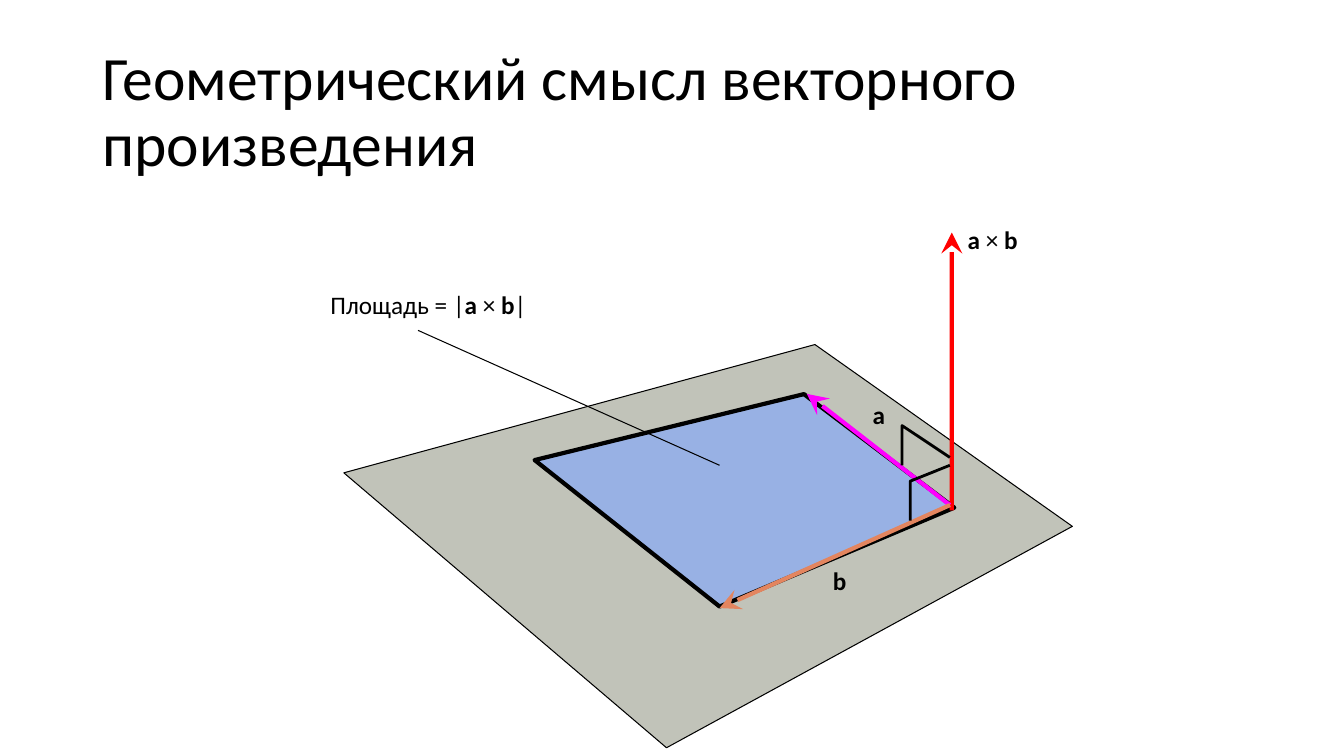
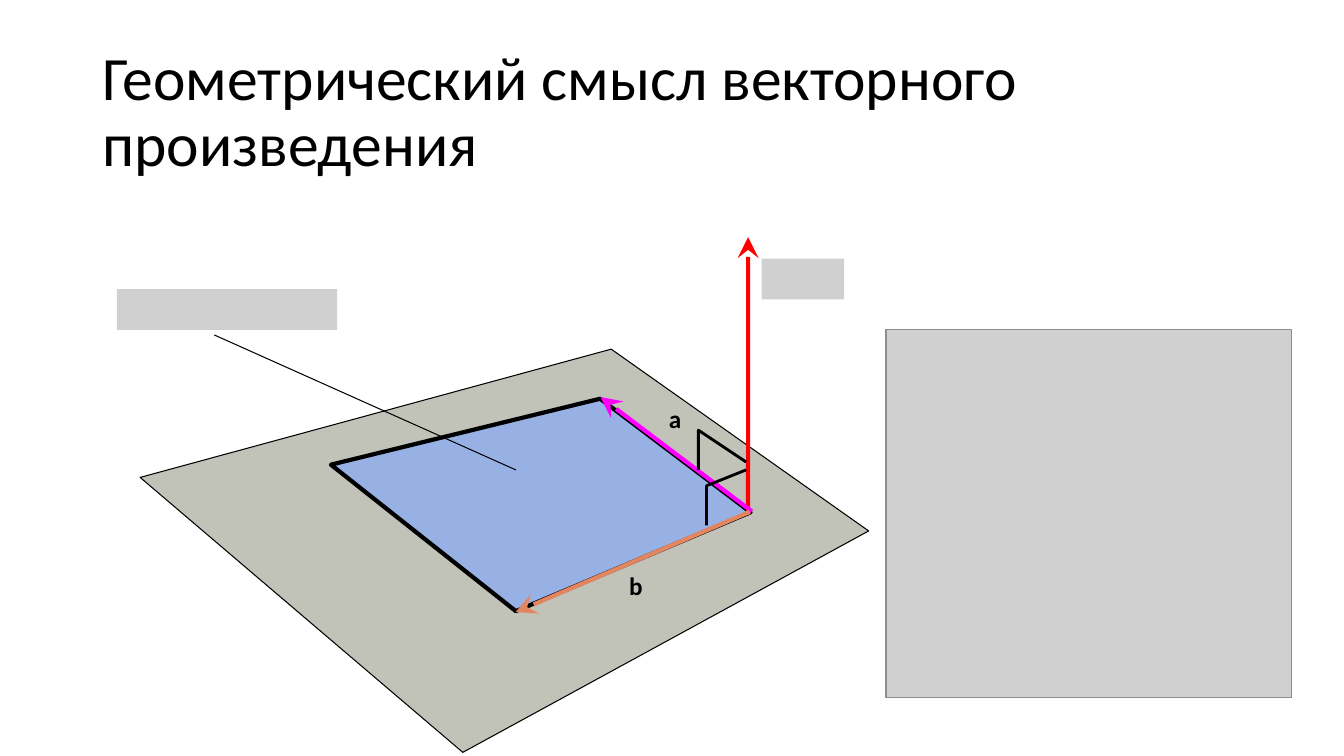
Before and after one commit to alexey-malov/cg-course, a slide deck: slide 46 of lectures/04 - Векторный анализ, трансформации и матрицы.pptx (slide 49 before the commit). Drawn at 1344x756 pixels with LibreOffice and Linux fonts; fonts in the diff are those of the drawing; grey boxes stand for pictures. Boxes give left, top, right and bottom in pixels: in the first picture for what was removed or moved away, otherwise in the second. Text is boxed around its words. In the diff, an @@ line names an element or a change of style, - is before the commit and + after.

```diff
--- a/lectures/04 - Векторный анализ, трансформации и матрицы.pptx
+++ b/lectures/04 - Векторный анализ, трансформации и матрицы.pptx
@@ 4 freeform shapes, 2 texts, 1 line, 1 arrow moved together from (x1=344, y1=233, x2=1073, y2=748) to (x1=140, y1=237, x2=869, y2=752) @@
@@ text removed at (x1=968, y1=231, x2=1018, y2=249) @@
-a × b
@@ picture added at (x1=762, y1=259, x2=845, y2=299) @@
@@ picture added at (x1=117, y1=289, x2=338, y2=330) @@
@@ text removed at (x1=330, y1=295, x2=526, y2=318) @@
-Площадь = |a × b|
@@ picture added at (x1=886, y1=330, x2=1292, y2=697) @@
@@ arrow moved from (950, 505) - (808, 394) to (752, 511) - (601, 397) @@
@@ arrow moved from (951, 505) - (720, 608) to (750, 512) - (515, 612) @@
```
Also in this commit, not shown: 26 other slides changed, 1 slide added, 4 slides removed, 31 other files.
